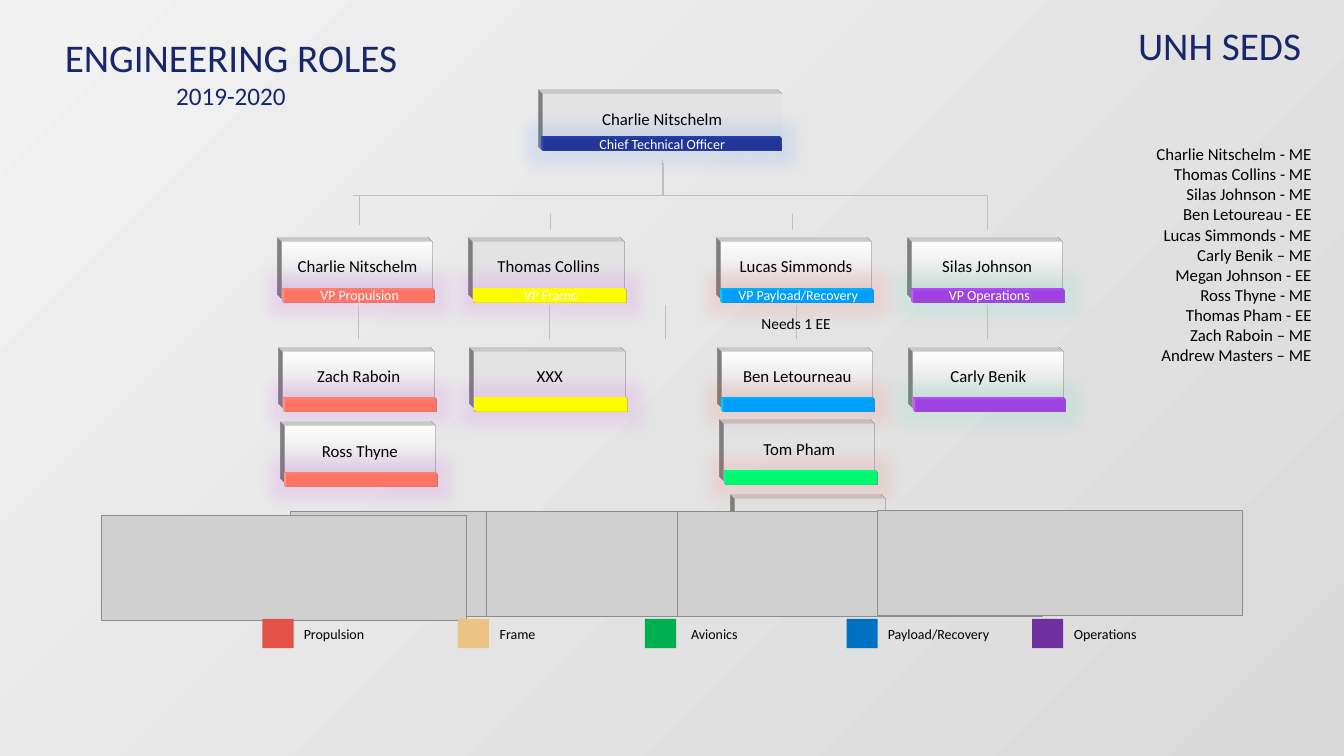
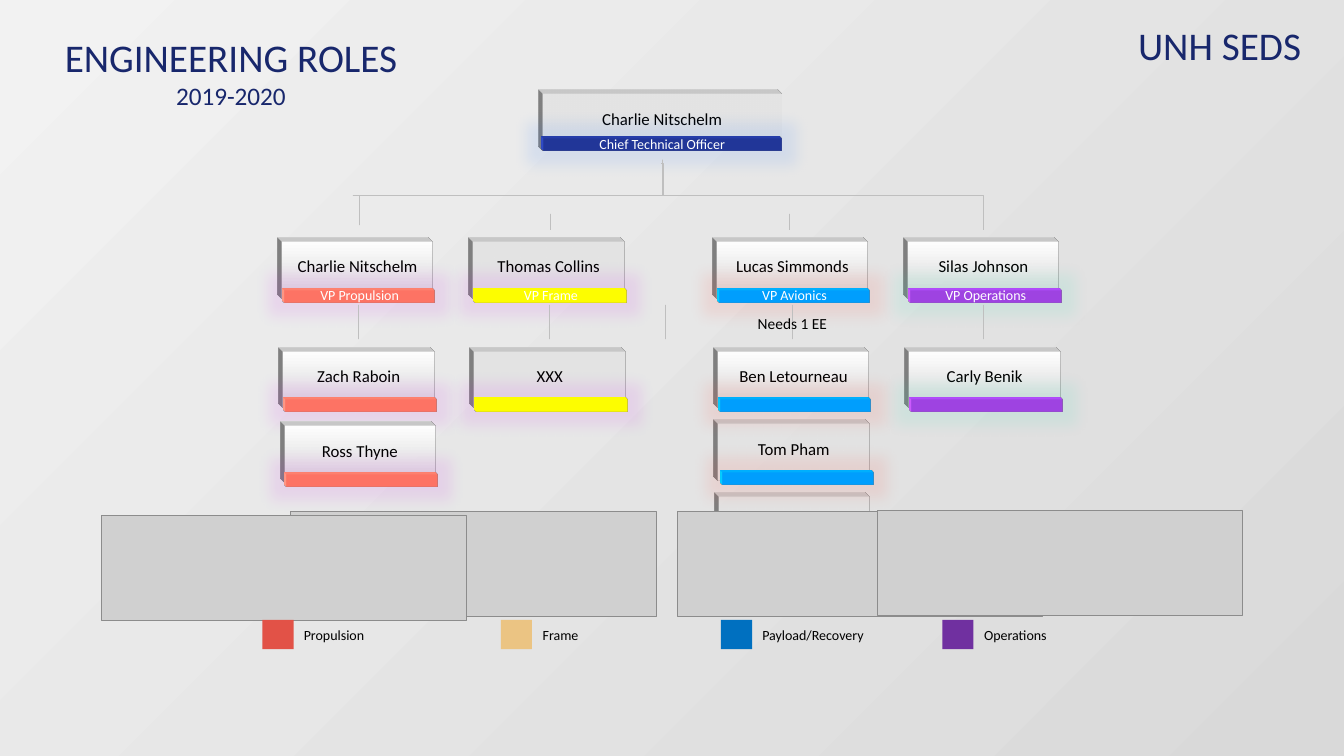
Before and after one commit to Maeswoon/UNHSEDS, a slide deck: slide 1 of Engineering/2019-2020/Engineering Management/Engineering Organization Chart.pptx. Drawn at 1344x756 pixels with LibreOffice and Linux fonts; fonts in the diff are those of the drawing; grey boxes stand for pictures; background and template pictures are left out. Boxes give left, top, right and bottom in pixels: in the first picture for what was removed or moved away, otherwise in the second. Text is boxed around its words. In the diff, an @@ line names an element or a change of style, - is before the commit and + after.

```diff
--- a/Engineering/2019-2020/Engineering Management/Engineering Organization Chart.pptx
+++ b/Engineering/2019-2020/Engineering Management/Engineering Organization Chart.pptx
@@ text removed at bbox=[1156, 148, 1312, 361] @@
-Charlie Nitschelm - ME
-Thomas Collins - ME
-Silas Johnson - ME
-Ben Letoureau - EE
-Lucas Simmonds - ME
-Carly Benik – ME
-Megan Johnson - EE
-Ross Thyne - ME
-Thomas Pham - EE
-Zach Raboin – ME
-Andrew Masters – ME
@@ elbow line moved from (662, 160) - (987, 230) to (662, 160) - (984, 230) @@
@@ 8 rectangles, 3 lines, 1 text: place and size @@
-8 rectangles, 3 lines, 1 text at bbox=[721, 214, 1067, 485]
+8 rectangles, 3 lines, 1 text at bbox=[717, 214, 1063, 485]
@@ text in rectangle at bbox=[762, 290, 827, 304]: text changed @@
-VP Payload/Recovery
+VP Avionics
@@ rectangle at bbox=[723, 473, 874, 485]: fill #00B050 to #0070C0 @@
@@ rectangle "Megan Johnson": place and size @@
-rectangle "Megan Johnson" at bbox=[735, 499, 886, 556]
+rectangle "Megan Johnson" at bbox=[719, 497, 870, 554]
@@ picture removed at bbox=[487, 512, 852, 617] @@
@@ rectangle: place and size @@
-rectangle at bbox=[458, 619, 489, 648]
+rectangle at bbox=[501, 620, 532, 649]
@@ text "Frame": place and size @@
-text "Frame" at bbox=[500, 630, 536, 639]
+text "Frame" at bbox=[543, 631, 579, 640]
@@ rectangle removed at bbox=[645, 619, 677, 648] @@
@@ text removed at bbox=[691, 629, 738, 639] @@
-Avionics
@@ rectangle: place and size @@
-rectangle at bbox=[847, 619, 878, 648]
+rectangle at bbox=[721, 620, 752, 649]
@@ text "Payload/Recovery": place and size @@
-text "Payload/Recovery" at bbox=[888, 629, 989, 641]
+text "Payload/Recovery" at bbox=[762, 630, 863, 643]
@@ rectangle: place and size @@
-rectangle at bbox=[1032, 619, 1064, 648]
+rectangle at bbox=[943, 620, 974, 649]
@@ text "Operations": place and size @@
-text "Operations" at bbox=[1074, 629, 1137, 642]
+text "Operations" at bbox=[984, 630, 1047, 643]
```
